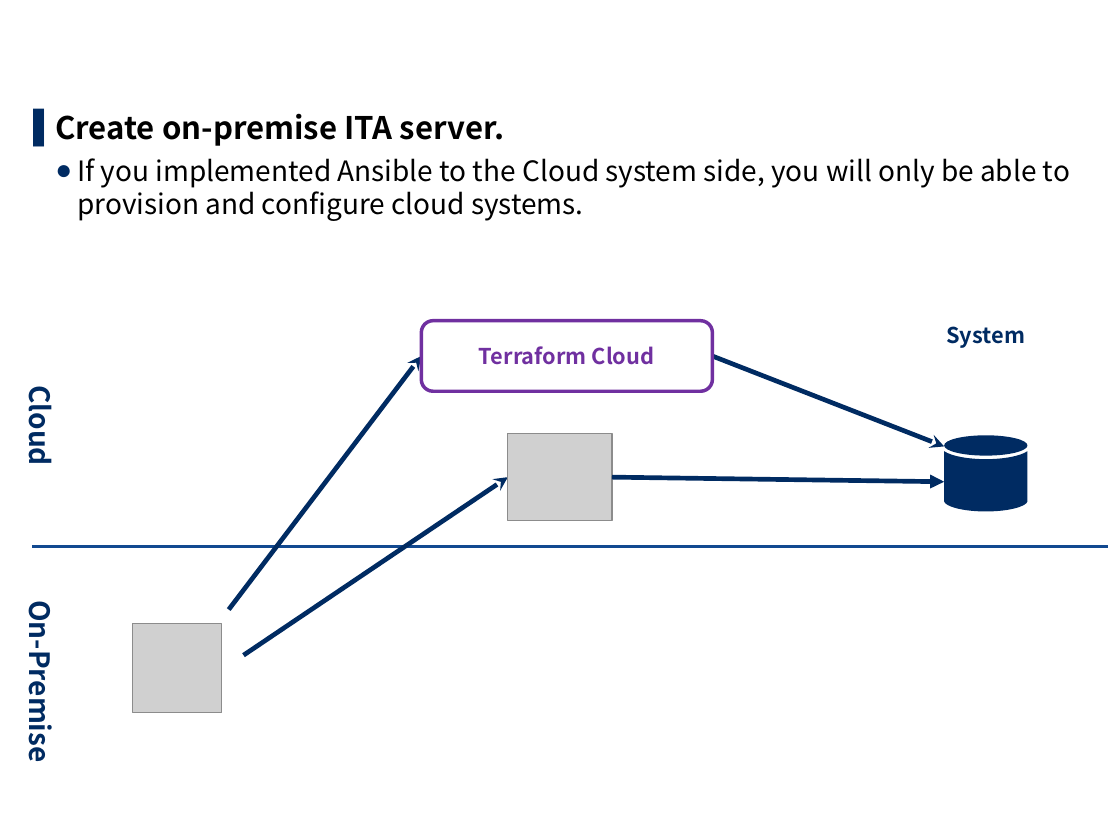
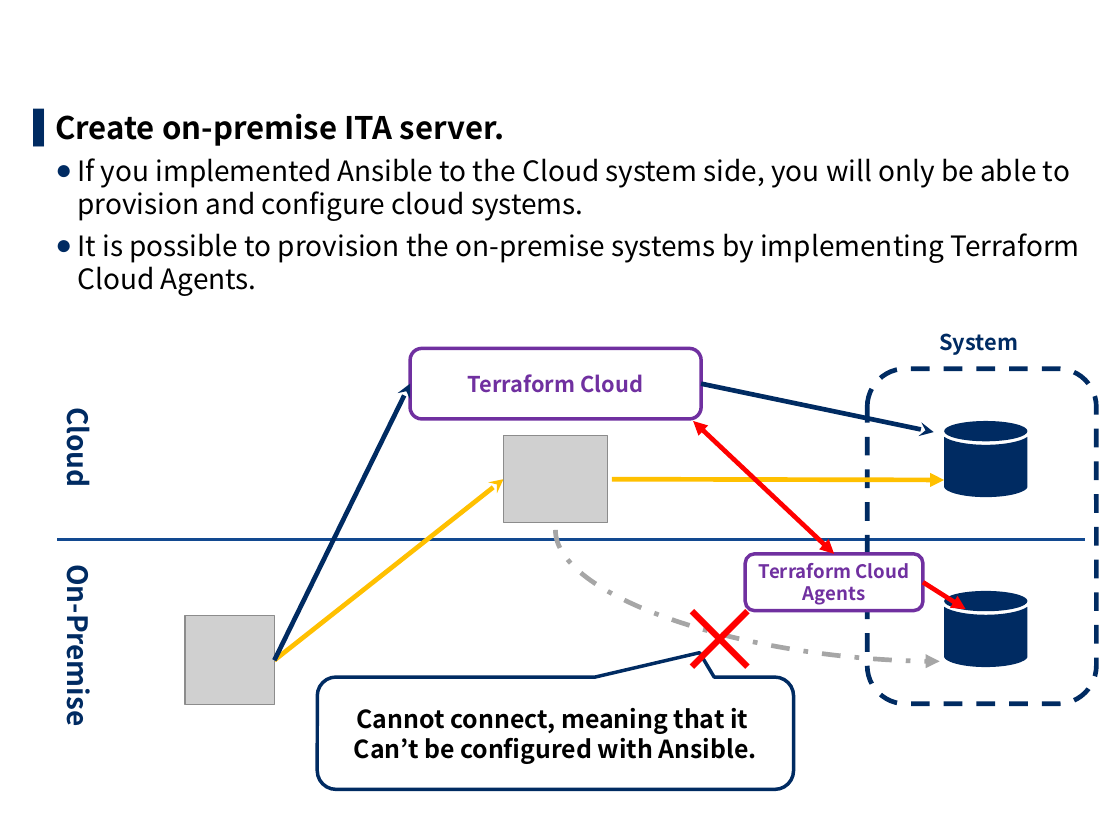
Before and after one commit to exastro-suite/it-automation-docs, a slide deck: slide 13 of asset/Learn/ITA-Terraform-Driver_en.pptx. Drawn at 1120x840 pixels with LibreOffice and Linux fonts; fonts in the diff are those of the drawing; grey boxes stand for pictures; background and template pictures are left out. Boxes give left, top, right and bottom in pixels: in the first picture for what was removed or moved away, otherwise in the second. Text is boxed around its words. In the diff, an @@ line names an element or a change of style, - is before the commit and + after.

```diff
--- a/asset/Learn/ITA-Terraform-Driver_en.pptx
+++ b/asset/Learn/ITA-Terraform-Driver_en.pptx
@@ text at (x1=77, y1=233, x2=1079, y2=296): paragraph added @@
+  ● It is possible to provision the on-premise systems by implementing Terraform Cloud Agents.
@@ text "System" moved from (x1=946, y1=326, x2=1025, y2=348) to (x1=939, y1=333, x2=1018, y2=355) @@
@@ rounded rectangle "Terraform Cloud" moved from (x1=421, y1=320, x2=712, y2=391) to (x1=410, y1=348, x2=701, y2=419) @@
@@ arrow moved from (228, 609) - (421, 356) to (274, 661) - (410, 384) @@
@@ arrow moved from (712, 356) - (944, 447) to (701, 384) - (934, 432) @@
@@ rounded rectangle added at (x1=867, y1=368, x2=1096, y2=703), outline #002B62 3 pt dashed @@
@@ text "Cloud" moved from (x1=22, y1=393, x2=63, y2=463) to (x1=60, y1=415, x2=101, y2=485) @@
@@ picture moved from (x1=507, y1=433, x2=612, y2=520) to (x1=504, y1=436, x2=608, y2=522) @@
@@ double arrow added from (693, 421) to (834, 553), #FF0000 3 pt @@
@@ freeform shape moved from (x1=944, y1=436, x2=1027, y2=512) to (x1=944, y1=421, x2=1027, y2=497) @@
@@ arrow moved from (243, 655) - (507, 477) to (274, 661) - (504, 479) @@
@@ arrow (274, 661) - (504, 479): stroke #002B62 3 pt to #FFC000 3 pt @@
@@ arrow (612, 479) - (944, 480): stroke #002B62 3 pt to #FFC000 3 pt @@
@@ curved arrow added from (556, 530) to (940, 662), #A6A6A6 3 pt dashed @@
@@ text "On-Premise" moved from (x1=22, y1=616, x2=63, y2=757) to (x1=60, y1=580, x2=101, y2=721) @@
@@ line moved from (32, 547) - (1109, 547) to (57, 540) - (1085, 540) @@
@@ rounded rectangle added at (x1=745, y1=553, x2=923, y2=610), fill #FFFFFF, outline #7030A0 2.25 pt, 12 pt, text #7030A0, bold @@
+Terraform Cloud
+Agents
@@ text added at (x1=662, y1=576, x2=760, y2=700), 60 pt, text #FF0000 @@
+×
@@ arrow added from (923, 582) to (965, 609), #FF0000 3 pt @@
@@ freeform shape added at (x1=944, y1=591, x2=1027, y2=668), fill #002B62 @@
@@ picture moved from (x1=132, y1=624, x2=222, y2=713) to (x1=185, y1=616, x2=274, y2=706) @@
@@ rounded speech box added at (x1=317, y1=678, x2=793, y2=790), fill #FFFFFF, outline #002B62 2.25 pt, 16 pt, text #000000, bold @@
+Cannot connect, meaning that it
+Can’t be configured with Ansible.
```
Also in this commit, not shown: 8 other slides changed, 11 other files.
